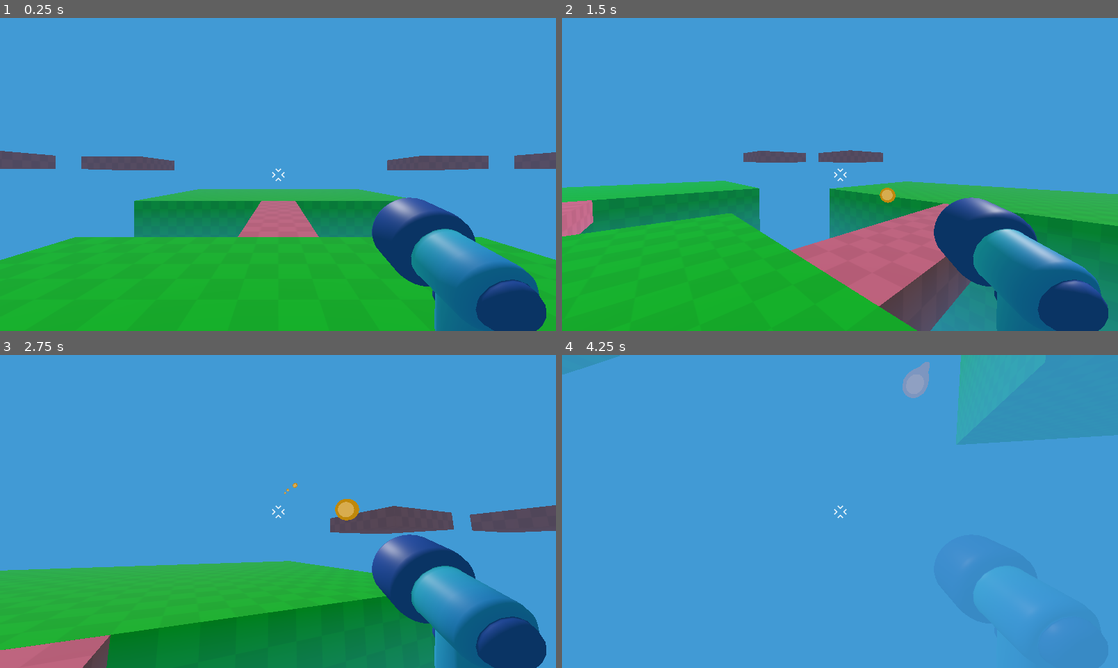
Above: before the commit, frames 1-4 (two rows, left to right).
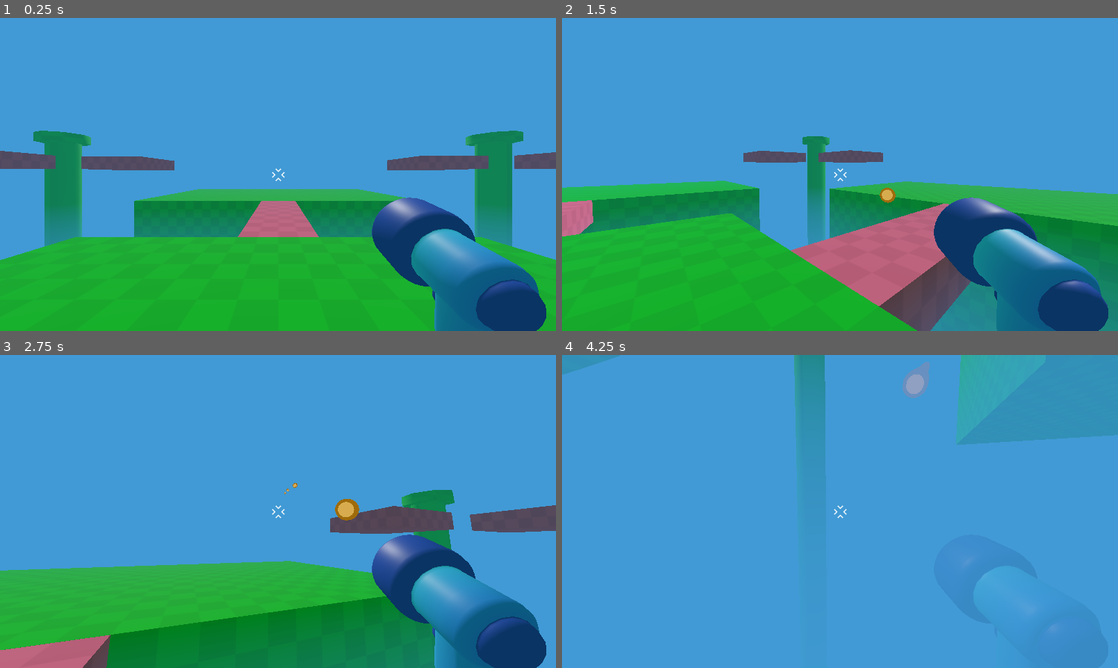
Above: after the commit, the same moments.

Repository: johnf008/Real3DGame
Game: Godot game, scene res://Game.tscn
Same seed, same stepped clock (60 frames per second), same inputs: the game is played once before the commit and once after it.
Inputs (mouse positions are in pixels of both pictures, inside the frame that each line leads up to):
- Up to frame 1 (0.25 s): no input
- Up to frame 2 (1.5 s): tap Enter at 0.5 s; move the mouse to (867, 174) at 0.52 s; press the mouse at (867, 174) at 0.53 s; hold W (move_forward) from 0.53 s (still down); tap Space (jump) at 0.77 s; move the mouse to (812, 174) at 1.27 s; release the mouse at (812, 174) at 1.28 s; click (812, 174) at 1.35 s
- Up to frame 3 (2.75 s): keep holding W (move_forward); tap Space (jump) at 1.52 s; move the mouse to (289, 505) at 2.02 s; press the mouse at (289, 505) at 2.03 s
- Up to frame 4 (4.25 s): keep holding W (move_forward); move the mouse to (834, 517) at 2.77 s; release the mouse at (834, 517) at 2.78 s; click (834, 517) at 2.85 s; tap Space (jump) at 3.02, 3.77 s; move the mouse to (878, 514) at 3.52 s; press the mouse at (878, 514) at 3.53 s

The runs differ from the first frame. In frame 1, 4.7% of the frame differs, in the area x 6-95%, y 36-73%; in frame 2, 1.2%; in frame 3, 0.8%; in frame 4, 1.9%.

Commit message:
Pipe made & adjusted for enemy spawn point
Took me too long to scale it correctly ;-;

Diff:
--- a/Game.tscn
+++ b/Game.tscn
@@ -1,8 +1,9 @@
-[gd_scene load_steps=5 format=3 uid="uid://73nqhhcxo1bv"]
+[gd_scene load_steps=6 format=3 uid="uid://73nqhhcxo1bv"]
 
 [ext_resource type="Material" uid="uid://2a5sblvo4b8n" path="res://level/mainplatform.tres" id="1_u44n3"]
 [ext_resource type="PackedScene" uid="uid://r43135uudm8s" path="res://player/player.tscn" id="1_wbfu4"]
 [ext_resource type="Material" uid="uid://c0s84bplyi1qs" path="res://level/platform.tres" id="2_u44n3"]
+[ext_resource type="PackedScene" uid="uid://cieek8qtvo6nv" path="res://pipe.tscn" id="4_sb48q"]
 
 [sub_resource type="Environment" id="Environment_wbfu4"]
 background_mode = 1
@@ -128,3 +129,15 @@
 
 [node name="WorldEnvironment" type="WorldEnvironment" parent="."]
 environment = SubResource("Environment_wbfu4")
+
+[node name="Node3D" parent="." instance=ExtResource("4_sb48q")]
+transform = Transform3D(1, 0, 0, 0, 1, 0, 0, 0, 1, -20, 0, 20)
+
+[node name="Node3D2" parent="." instance=ExtResource("4_sb48q")]
+transform = Transform3D(1, 0, 0, 0, 1, 0, 0, 0, 1, 20, 0, 20)
+
+[node name="Node3D3" parent="." instance=ExtResource("4_sb48q")]
+transform = Transform3D(1, 0, 0, 0, 1, 0, 0, 0, 1, 20, 0, -19)
+
+[node name="Node3D4" parent="." instance=ExtResource("4_sb48q")]
+transform = Transform3D(1, 0, 0, 0, 1, 0, 0, 0, 1, -20, 0, -19)
--- /dev/null
+++ b/pipe.tscn
@@ -0,0 +1,28 @@
+[gd_scene load_steps=4 format=3 uid="uid://cieek8qtvo6nv"]
+
+[ext_resource type="Material" uid="uid://2a5sblvo4b8n" path="res://level/mainplatform.tres" id="1_bepn3"]
+[ext_resource type="Texture2D" uid="uid://6kebcy8fvern" path="res://level/checkboard.png" id="2_78010"]
+
+[sub_resource type="StandardMaterial3D" id="StandardMaterial3D_arayy"]
+albedo_color = Color(0.43341, 0.466628, 0.466206, 1)
+albedo_texture = ExtResource("2_78010")
+uv1_triplanar = true
+
+[node name="Node3D" type="Node3D"]
+
+[node name="CSGCylinder3D" type="CSGCylinder3D" parent="."]
+transform = Transform3D(2.41625, 0, 0, 0, 30.8041, 0, 0, 0, 2.41625, 0, -26.2216, 0)
+material_override = ExtResource("1_bepn3")
+
+[node name="CSGCylinder3D2" type="CSGCylinder3D" parent="."]
+transform = Transform3D(2.426, 0, 0, 0, 2.283, 0, 0, 0, 2.426, -0.000316381, 4.87228, -0.000352383)
+material_override = ExtResource("1_bepn3")
+radius = 0.757324
+height = 0.342622
+
+[node name="CSGCylinder3D3" type="CSGCylinder3D" parent="."]
+transform = Transform3D(1.94795, 0, 0, 0, 1.83313, 0, 0, 0, 1.94795, -0.000316381, 4.98847, -0.000352383)
+material_override = SubResource("StandardMaterial3D_arayy")
+use_collision = true
+radius = 0.757324
+height = 0.342622
--- a/player/projectile/projectile_3d.tscn
+++ b/player/projectile/projectile_3d.tscn
@@ -6,7 +6,7 @@
 [sub_resource type="ShaderMaterial" id="ShaderMaterial_htc8w"]
 render_priority = 0
 shader = ExtResource("2_chfaf")
-shader_parameter/tail_color = Color(0.842269, 0.573078, 9.62615e-07, 1)
+shader_parameter/tail_color = Color(0.674981, 0.455979, 5.77569e-07, 1)
 shader_parameter/head_color = Color(0.991114, 0.735392, 0.339175, 1)
 
 [node name="Projectile3D" instance=ExtResource("1_ndq6i")]
